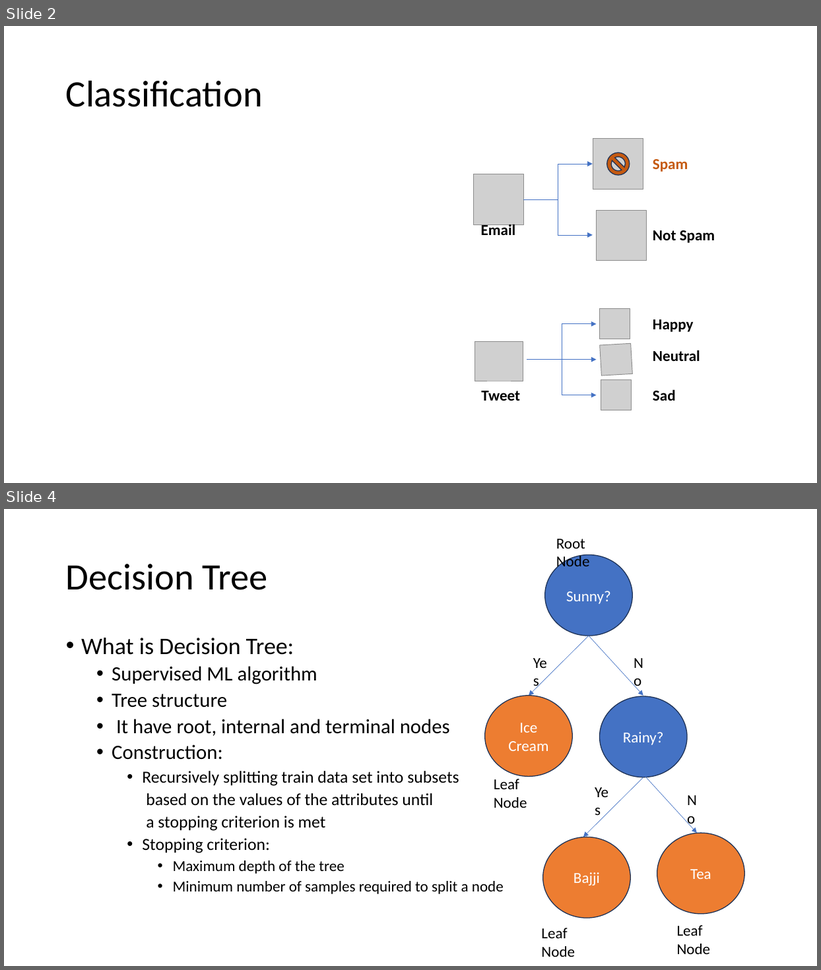
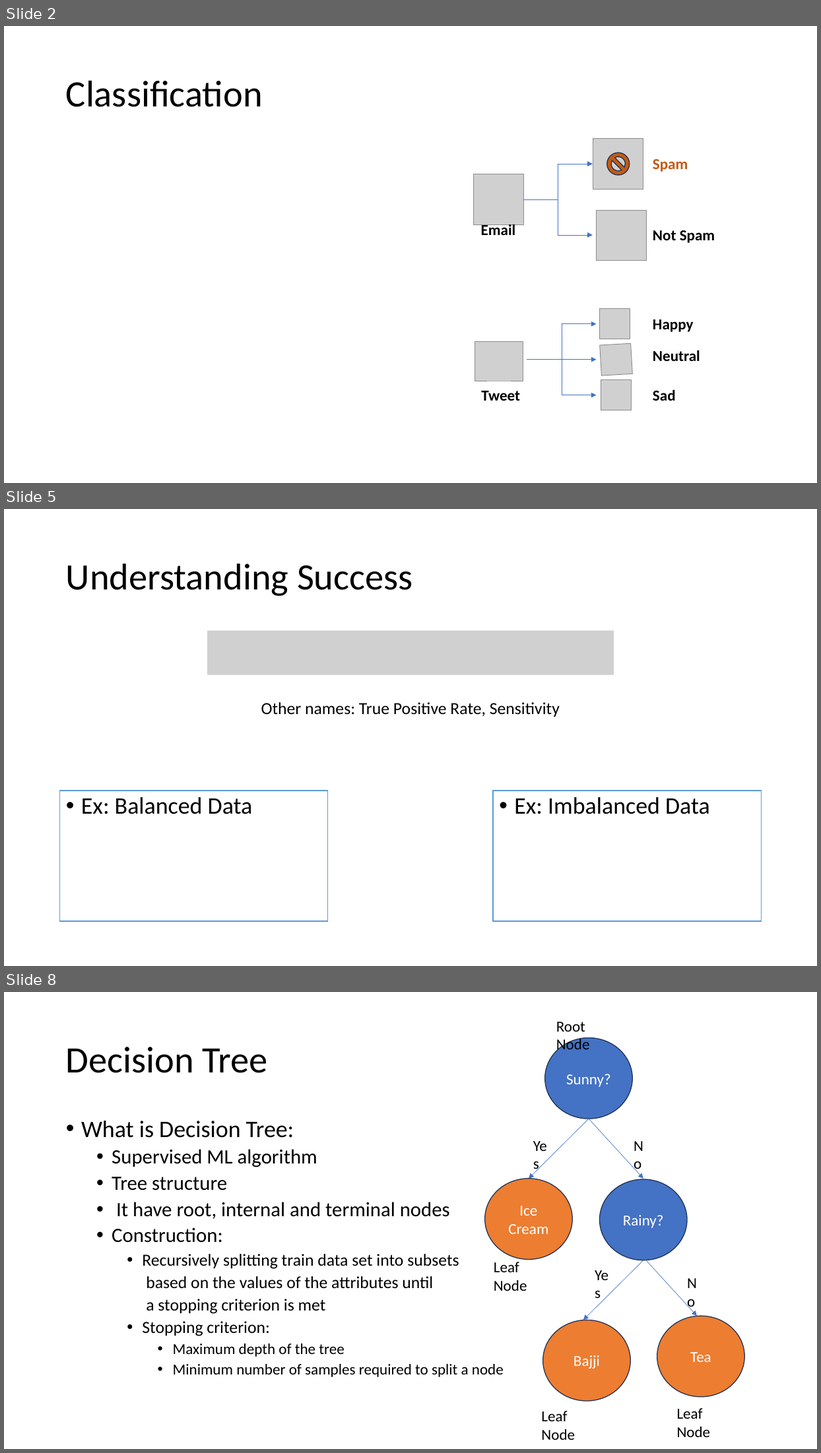
Before and after one commit to meenakshsundaram/AIML, a slide deck: DecisionTrees/DecisionTrees.pptx. Shown one above the other, each under a label of ours: slides 2 and 4 before the commit, slides 2, 5 and 8 after it; the slides between them are not shown. The pictures are 821x970 and 821x1453 pixels, drawn with LibreOffice and Linux fonts; fonts in the diff are those of the drawing; grey boxes stand for pictures. Boxes give left, top, right and bottom in pixels: in the first picture for what was removed or moved away, otherwise in the second. Text is boxed around its words. In the diff, an @@ line names an element or a change of style, - is before the commit and + after.

Commit message:
Added examples of the behavior of Accuracy in unbalanced and balanced data

```diff
--- a/DecisionTrees/DecisionTrees.pptx
+++ b/DecisionTrees/DecisionTrees.pptx
@@ slide 5 added at (4,509,817,966), background #FFFFFF @@
@@ title added at (66,563,413,596), 44 pt, text #000000 @@
+Understanding Success
@@ picture added at (207,631,614,675) @@
@@ text added at (261,702,560,717), 20 pt, text #000000 @@
+Other names: True Positive Rate, Sensitivity
@@ rectangle added at (60,791,329,921), fill #FFFFFF, outline #5B9BD5 1 pt, 28 pt, text #000000 @@
+• Ex: Balanced Data
@@ rectangle added at (493,791,762,921), fill #FFFFFF, outline #5B9BD5 1 pt, 28 pt, text #000000 @@
+• Ex: Imbalanced Data
@@ what was slide 4 is now slide 8 @@
```
Also in this commit, not shown: 1 slide changed, 3 other slides added.
